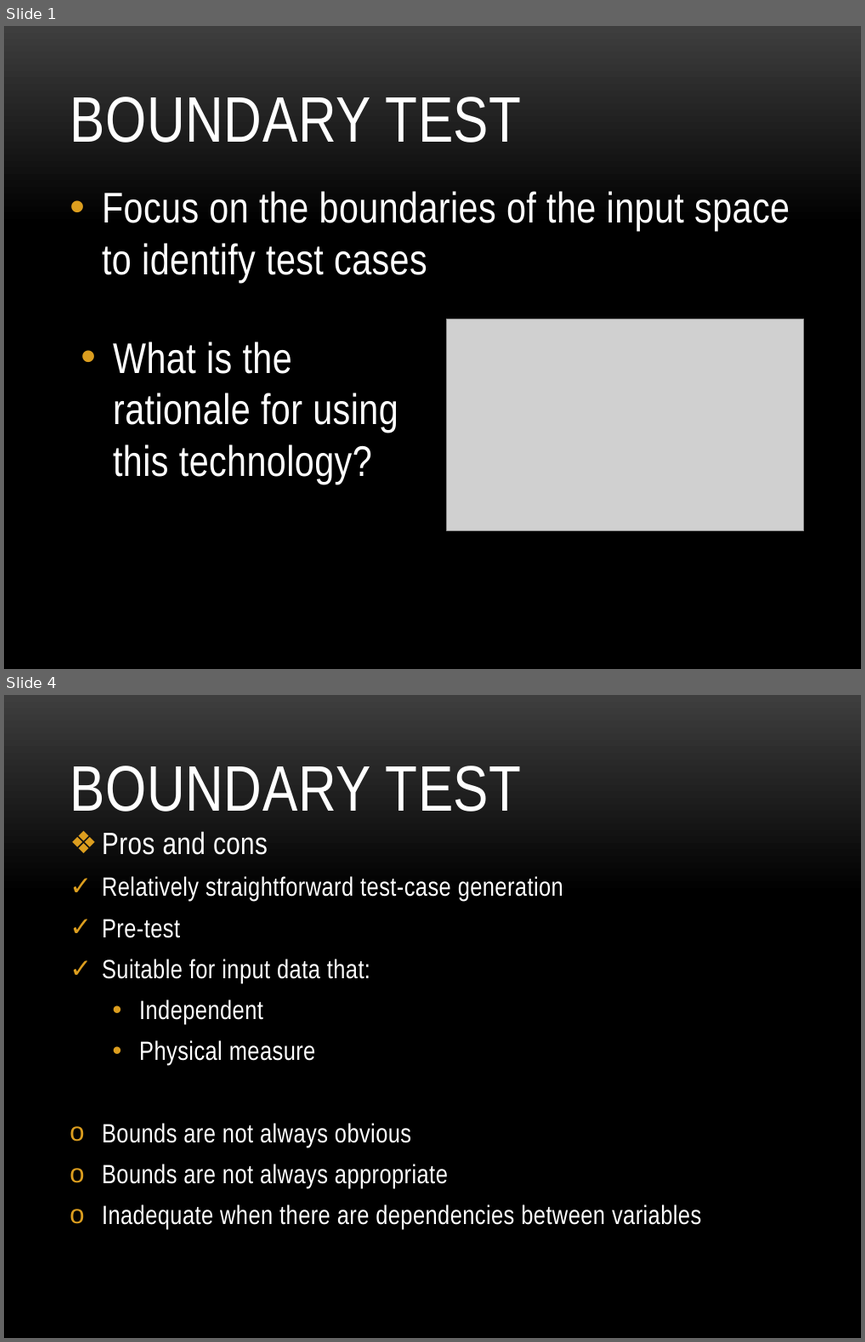
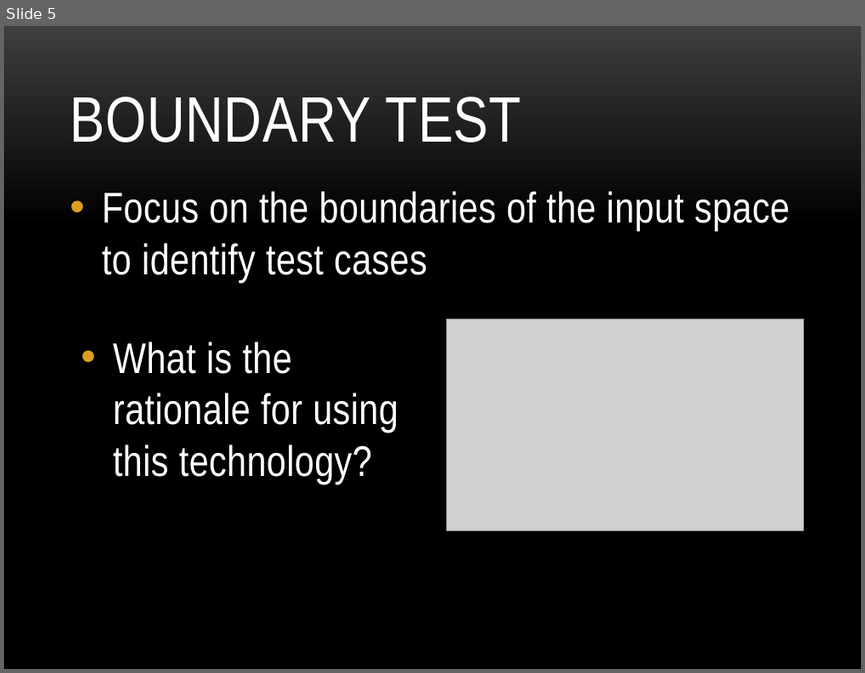
Before and after one commit to khoanguyen/UnitTestDemo, a slide deck: UnitTest.pptx. Shown one above the other, each under a label of ours: slides 1 and 4 before the commit, slide 5 after it; the slides between them are not shown. The pictures are 865x1342 and 865x673 pixels, drawn with LibreOffice and Linux fonts; fonts in the diff are those of the drawing; grey boxes stand for pictures; background and template pictures are left out. Boxes give left, top, right and bottom in pixels: in the first picture for what was removed or moved away, otherwise in the second. Text is boxed around its words. In the diff, an @@ line names an element or a change of style, - is before the commit and + after.

```diff
--- a/UnitTest.pptx
+++ b/UnitTest.pptx
@@ slide 4 removed at (x1=4, y1=695, x2=861, y2=1338), background picture (left out) @@
@@ title removed at (x1=69, y1=766, x2=522, y2=811) @@
-BOUNDARY TEST
@@ text removed at (x1=102, y1=831, x2=701, y2=1229) @@
-❖ Pros and cons
-✓ Relatively straightforward test-case generation
-✓ Pre-test
-✓ Suitable for input data that:
-  • Independent
-  • Physical measure
-o Bounds are not always obvious
-o Bounds are not always appropriate
-o Inadequate when there are dependencies between variables
@@ what was slide 1 is now slide 5 @@
```
Also in this commit, not shown: 2 slides changed, 14 slides added.
